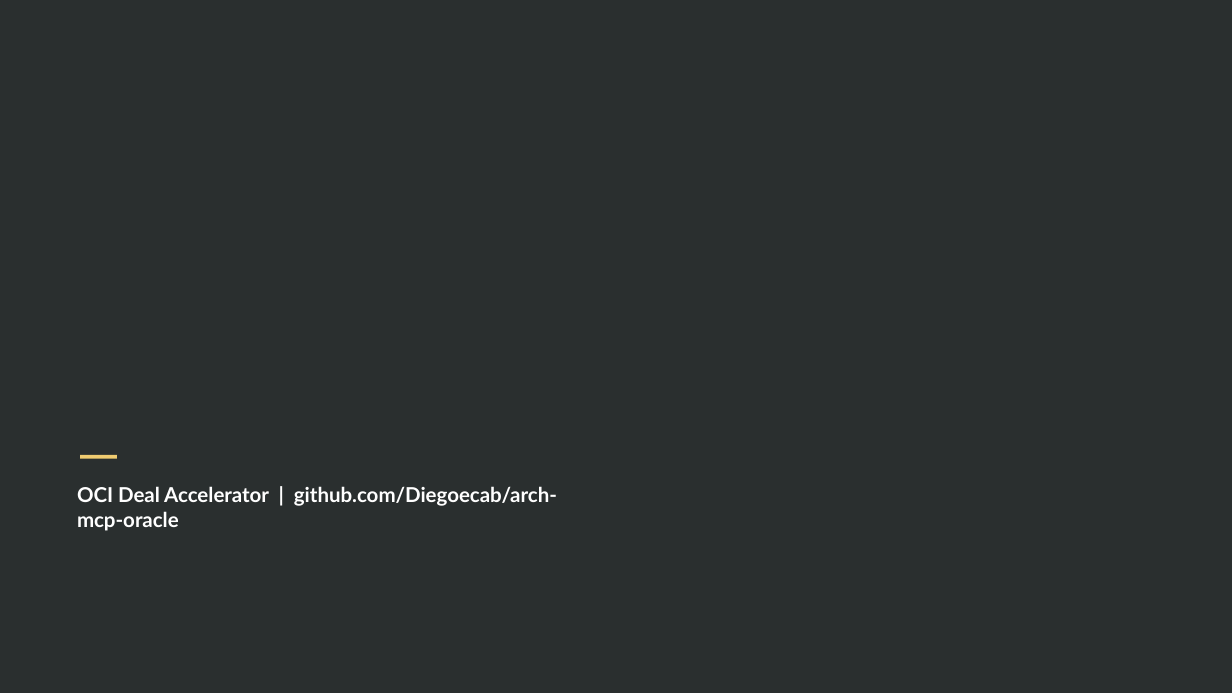
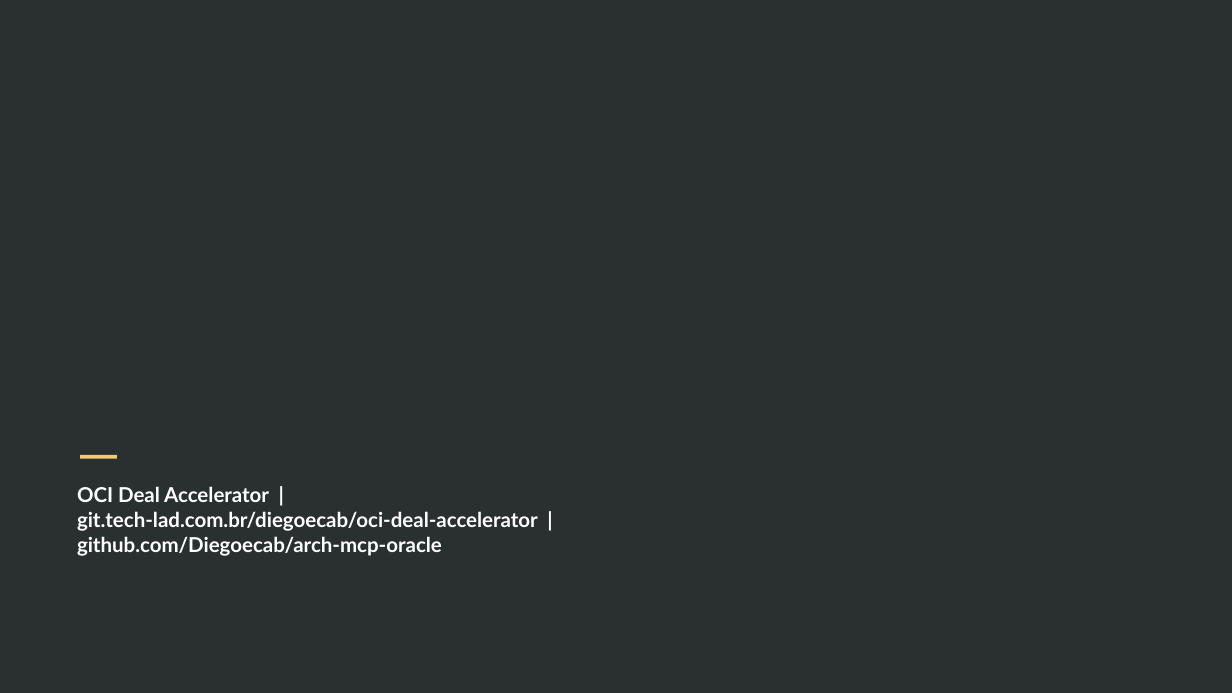
Before and after one commit to Diegoecab/oci-deal-accelerator, a slide deck: slide 14 of examples/output-demo-pharma-mx/demo-presentation.pptx. Drawn at 1232x693 pixels with LibreOffice and Linux fonts; fonts in the diff are those of the drawing; background and template pictures are left out. Boxes give left, top, right and bottom in pixels: in the first picture for what was removed or moved away, otherwise in the second. Text is boxed around its words. In the diff, an @@ line names an element or a change of style, - is before the commit and + after.

```diff
--- a/examples/output-demo-pharma-mx/demo-presentation.pptx
+++ b/examples/output-demo-pharma-mx/demo-presentation.pptx
@@ text at [77,486,538,556]: text changed @@
-OCI Deal Accelerator | github.com/Diegoecab/arch-mcp-oracle
+OCI Deal Accelerator | git.tech-lad.com.br/diegoecab/oci-deal-accelerator | github.com/Diegoecab/arch-mcp-oracle
```
Also in this commit, not shown: 1 other slide changed, 1 other file.
